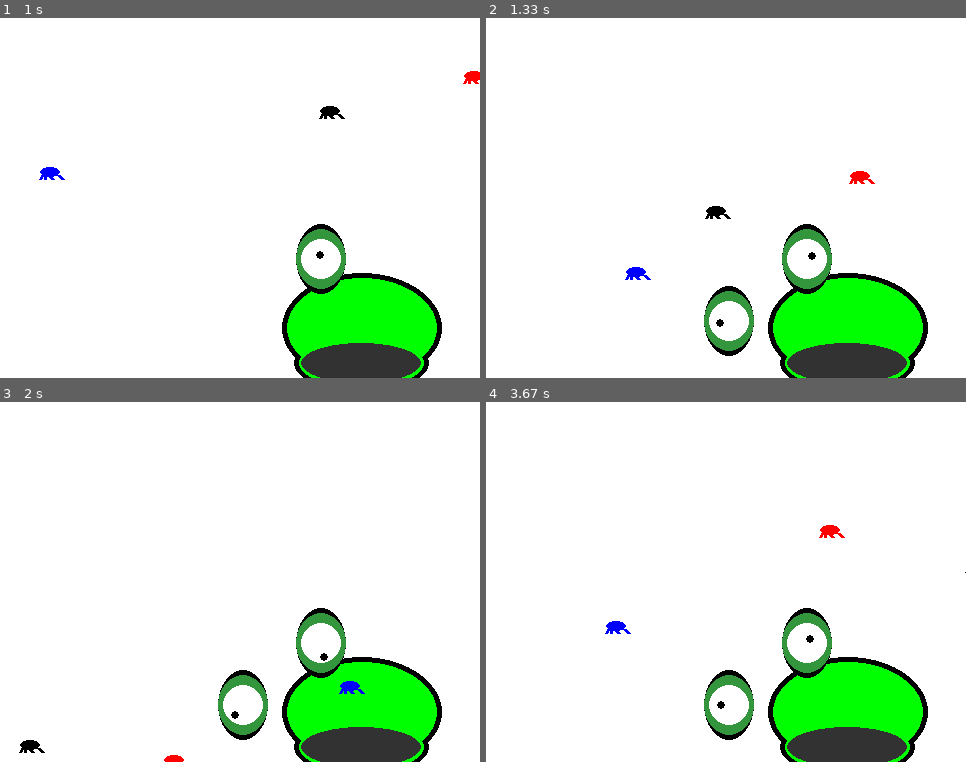
Above: before the commit, frames 1-4 (two rows, left to right).
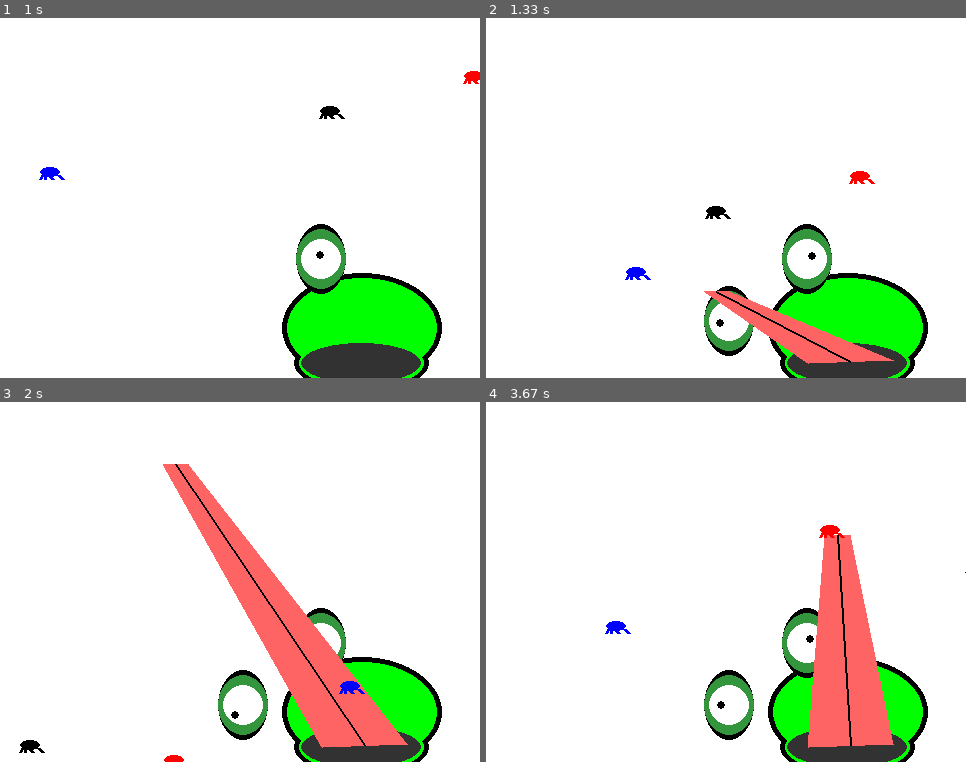
Above: after the commit, the same moments.

Repository: k-shar/draw_a_snake
Game: pygame game, started from frog/frog_2.py
Two runs of this game, one before a commit and one after it. Both use one fixed random seed, a clock stepped at 60 frames per second and the inputs below.
Inputs (mouse positions are in pixels of both pictures, inside the frame that each line leads up to):
- Up to frame 1 (1 s): press the mouse at (124, 201) at 0.37 s; move the mouse to (206, 237) at 0.47 s; release the mouse at (288, 277) at 0.6 s; press the mouse at (124, 201) at 0.7 s; move the mouse to (211, 216) at 0.8 s; release the mouse at (297, 230) at 0.93 s
- Up to frame 2 (1.33 s): press the mouse at (610, 201) at 1.03 s; move the mouse to (658, 244) at 1.13 s; release the mouse at (702, 291) at 1.27 s
- Up to frame 3 (2 s): click (240, 625) at 1.38 s; click (163, 463) at 1.72 s
- Up to frame 4 (3.67 s): click (874, 574) at 2.05 s; click (894, 650) at 2.38 s; click (610, 646) at 2.72 s; click (654, 686) at 3.05 s; click (826, 535) at 3.38 s

Frame 1 is identical in both runs. In frame 2, 2.4% of the frame differs, in the area x 45-85%, y 75-97%; in frame 3, 9.2%, in the area x 33-85%, y 17-97%; in frame 4, 6.8%.

Commit message:
tongue too!

Diff:
--- a/frog/frog_2.py
+++ b/frog/frog_2.py
@@ -6,6 +6,7 @@
 BLACK = (0, 0, 0)
 GREY = (50, 50, 50)
 RED = (255, 0, 0)
+PINK = (255, 100, 100)
 GREEN = (0, 255, 0)
 DARK_GREEN = (52, 150, 60)
 BLUE = (0, 0, 255)
@@ -135,7 +136,9 @@
 
 
 class Face:
+    @classmethod
     def drawFace(self, pos):
+        self.pos = pos
         pygame.draw.ellipse(screen, BLACK, [pos[0]-5, pos[1]-5, 160, 110])
         pygame.draw.ellipse(screen, BLACK, [pos[0]+25//2-5, pos[1]+55, 135, 60])
         pygame.draw.ellipse(screen, GREEN, [pos[0], pos[1], 150, 100])
@@ -145,7 +148,20 @@
 
 
 class Tongue:
-    pass
+
+    def drawTongue(self, loc, mouth_pos):
+        tip_tongue_x = loc[0]
+        tip_tongue_y = loc[1]
+        tongue_x = mouth_pos[0]
+        tongue_y = mouth_pos[1]
+        pygame.draw.polygon(screen, PINK, [
+            (tip_tongue_x, tip_tongue_y),
+            (tongue_x+35, tongue_y + 85),
+            (tongue_x+120, tongue_y + 82),
+            (tip_tongue_x+25, tip_tongue_y)
+        ])
+
+        pygame.draw.line(screen, BLACK, (loc[0]+12, loc[1]), (tongue_x+77, tongue_y+83), 2)
 
 
 class LinAlgebra():
@@ -188,7 +204,8 @@
 eye_2_loc = (-1000, -1000)
 
 tongue = Tongue()
-
+tongue_loc = (-1000, -1000)
+mouth_pos = (-1000, -1000)
 
 clicks = 0
 done = False
@@ -202,7 +219,6 @@
             done = True
         if event.type == pygame.MOUSEBUTTONUP:
             clicks += 1
-            print(f"CLICK at {loc}")
 
     loc = pygame.mouse.get_pos()
 
@@ -215,12 +231,16 @@
         eye_1_loc = loc
     if clicks == 2:
         eye_2_loc = loc
+    if clicks >= 3:
+        tongue_loc = loc
+        mouth_pos = Face.pos
 
     # draw face parts
     # (will be drawn offscreeen until click)
     face.drawFace(face_loc)
     eye_1.drawEye(eye_1_loc)
     eye_2.drawEye(eye_2_loc)
+    tongue.drawTongue(tongue_loc, mouth_pos)
 
     for fly in fly_list:
         fly.drawFly()
